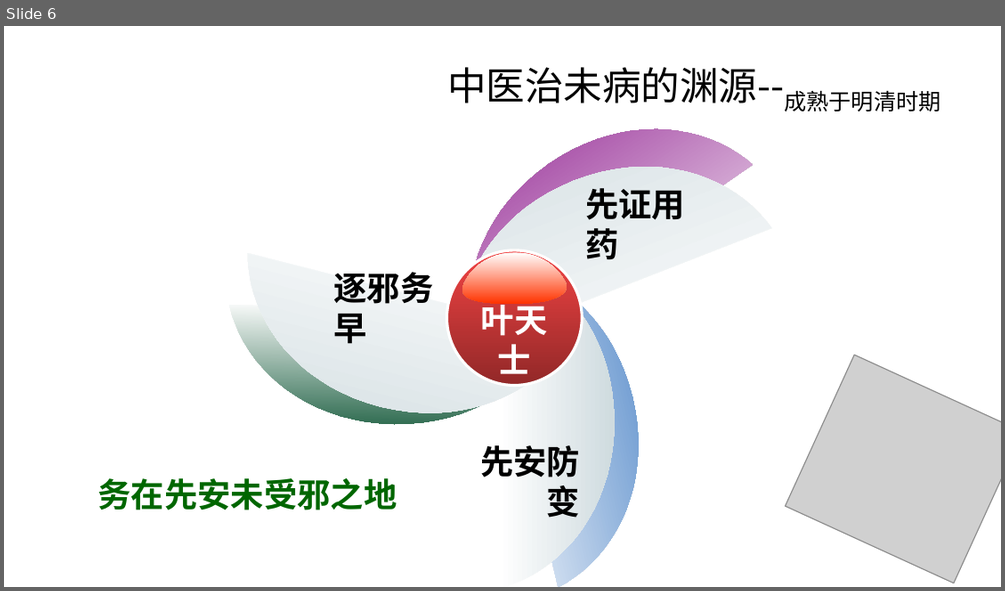
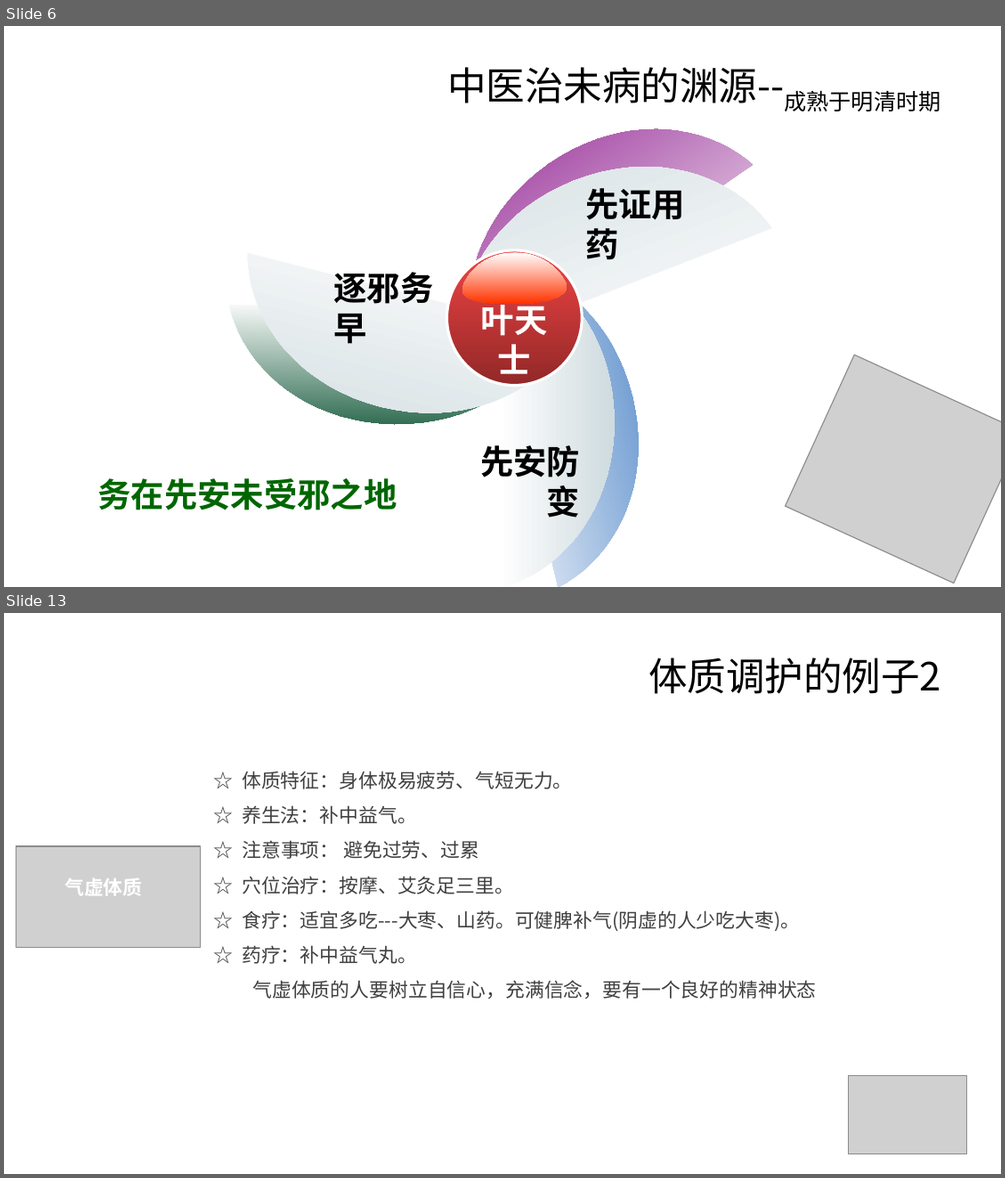
Before and after one commit to sdaulldd/PersonalWork, a slide deck: Document/中国风ppt模板-中医营养.pptx. Shown one above the other, each under a label of ours: slide 6 before the commit, slides 6 and 13 after it; the slides between them are not shown. The pictures are 1005x591 and 1005x1178 pixels, drawn with LibreOffice and Linux fonts; fonts in the diff are those of the drawing; grey boxes stand for pictures; background and template pictures are left out. Boxes give left, top, right and bottom in pixels: in the first picture for what was removed or moved away, otherwise in the second. Text is boxed around its words. In the diff, an @@ line names an element or a change of style, - is before the commit and + after.

```diff
--- a/Document/中国风ppt模板-中医营养.pptx
+++ b/Document/中国风ppt模板-中医营养.pptx
@@ slide 13 added at box(4, 613, 1001, 1174), background picture (left out) @@
@@ title added at box(648, 657, 941, 694), 28 pt, text #000000 @@
+体质调护的例子2
@@ text added at box(242, 771, 816, 998), 14 pt, text #404040 @@
+☆ 体质特征：身体极易疲劳、气短无力。
+☆ 养生法：补中益气。
+☆ 注意事项： 避免过劳、过累
+☆ 穴位治疗：按摩、艾灸足三里。
+☆ 食疗：适宜多吃---大枣、山药。可健脾补气(阴虚的人少吃大枣)。
+☆ 药疗：补中益气丸。
+气虚体质的人要树立自信心，充满信念，要有一个良好的精神状态
@@ picture added at box(16, 846, 201, 947) @@
@@ text added at box(65, 878, 142, 896), 14 pt, text #FFFFFF, bold @@
+气虚体质
@@ picture added at box(848, 1076, 967, 1154) @@
```
Also in this commit, not shown: 3 slides changed, 7 other slides added, 5 slides removed.
